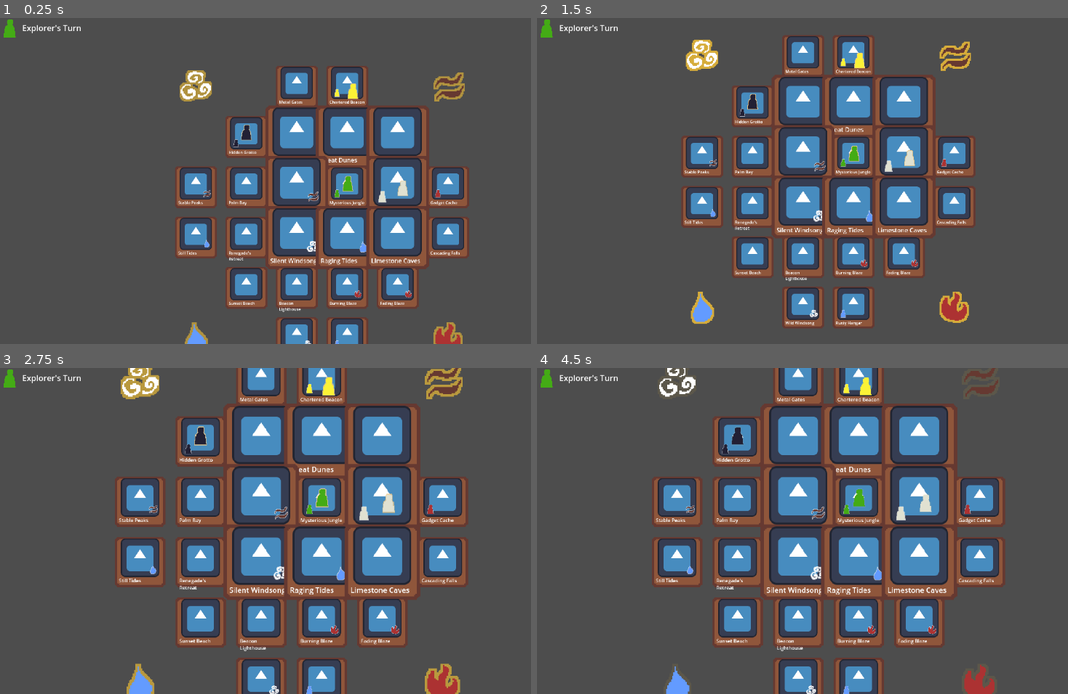
Above: before the commit, frames 1-4 (two rows, left to right).
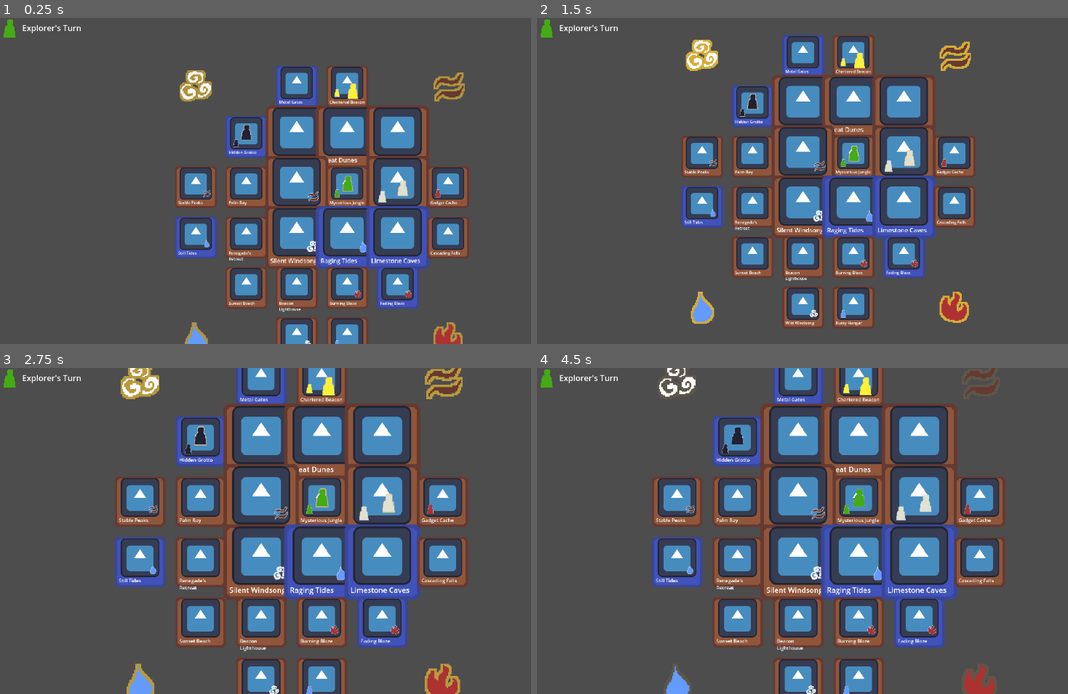
Above: after the commit, the same moments.

Repository: piauski/secretive-shores
Game: Godot game, scene res://scenes/game.tscn
The game is run twice, just before and just after one commit, with the same random seed, the same clock (stepped at 60 frames per second) and the same inputs. Before the commit the project starts from res://game.tscn. The engine's default icon, where the game draws it, is replaced by a stand-in: a white triangle on a blue panel in a dark square.
Inputs (mouse positions are in pixels of both pictures, inside the frame that each line leads up to):
- Up to frame 1 (0.25 s): no input
- Up to frame 2 (1.5 s): move the mouse to (956, 164) at 0.52 s; right-click (956, 164) at 0.6 s; move the mouse to (712, 197) at 1.27 s; tap Mouse wheel down (mouse_scroll_down) at 1.35 s
- Up to frame 3 (2.75 s): tap Enter at 2 s; move the mouse to (350, 459) at 2.02 s; tap Mouse wheel up (mouse_scroll_up) at 2.1 s
- Up to frame 4 (4.5 s): tap Space at 2.75 s; move the mouse to (797, 596) at 2.77 s; right-click (797, 596) at 2.85 s; move the mouse to (1004, 579) at 3.52 s; tap Mouse wheel down (mouse_scroll_down) at 3.6 s; tap Enter at 4.25 s; move the mouse to (653, 482) at 4.27 s; tap Mouse wheel up (mouse_scroll_up) at 4.35 s

The runs differ from the first frame. In frame 1, 3.1% of the frame differs, in the area x 32-81%, y 14-90%; in frame 2, 3.1%; in frame 3, 4.3%, in the area x 21-80%, y 0-86%; in frame 4, 4.3%.

Commit message:
Clean up project, add board.flood

Diff:
--- a/board.tscn
+++ /dev/null
@@ -1,6 +0,0 @@
-[gd_scene load_steps=2 format=3 uid="uid://ptta26wikgim"]
-
-[ext_resource type="Script" path="res://src/board.gd" id="1_lgerp"]
-
-[node name="Board" type="Node2D"]
-script = ExtResource("1_lgerp")
--- a/classes.tscn
+++ /dev/null
@@ -1,6 +0,0 @@
-[gd_scene load_steps=2 format=3 uid="uid://ce3gren7wa78x"]
-
-[ext_resource type="Script" path="res://src/classes.gd" id="1_h8y0n"]
-
-[node name="Classes" type="Node2D"]
-script = ExtResource("1_h8y0n")
--- a/game.tscn
+++ /dev/null
@@ -1,73 +0,0 @@
-[gd_scene load_steps=10 format=3 uid="uid://dqxacn83odu47"]
-
-[ext_resource type="Script" path="res://src/camera_2d.gd" id="2_6e7hi"]
-[ext_resource type="PackedScene" uid="uid://ptta26wikgim" path="res://board.tscn" id="3_f6hwy"]
-[ext_resource type="PackedScene" uid="uid://ctf80e7y0m1x2" path="res://players.tscn" id="4_vmute"]
-[ext_resource type="Script" path="res://src/states/state_machine.gd" id="5_ospuk"]
-[ext_resource type="Script" path="res://src/states/game/setup.gd" id="6_y4vx5"]
-[ext_resource type="Script" path="res://src/states/game/turn.gd" id="7_6v41q"]
-[ext_resource type="Script" path="res://src/states/game/turn_wait.gd" id="7_is55e"]
-[ext_resource type="Texture2D" uid="uid://cgcvb1csnh6ih" path="res://assets/player/navigator.png" id="8_18cu6"]
-[ext_resource type="Script" path="res://src/hud.gd" id="8_q3yuw"]
-
-[node name="Game" type="Node2D"]
-
-[node name="Camera2D" type="Camera2D" parent="."]
-position_smoothing_enabled = true
-script = ExtResource("2_6e7hi")
-
-[node name="Board" parent="." instance=ExtResource("3_f6hwy")]
-
-[node name="Players" parent="." instance=ExtResource("4_vmute")]
-
-[node name="State Machine" type="Node" parent="." node_paths=PackedStringArray("initial_state")]
-script = ExtResource("5_ospuk")
-initial_state = NodePath("setup")
-
-[node name="setup" type="Node" parent="State Machine" node_paths=PackedStringArray("board", "players")]
-script = ExtResource("6_y4vx5")
-board = NodePath("../../Board")
-players = NodePath("../../Players")
-
-[node name="turn" type="Node" parent="State Machine" node_paths=PackedStringArray("board", "players")]
-script = ExtResource("7_6v41q")
-board = NodePath("../../Board")
-players = NodePath("../../Players")
-
-[node name="turn_wait" type="Node" parent="State Machine" node_paths=PackedStringArray("board", "players")]
-script = ExtResource("7_is55e")
-board = NodePath("../../Board")
-players = NodePath("../../Players")
-
-[node name="CanvasLayer" type="CanvasLayer" parent="." node_paths=PackedStringArray("board", "players")]
-script = ExtResource("8_q3yuw")
-board = NodePath("../Board")
-players = NodePath("../Players")
-
-[node name="HUD" type="Control" parent="CanvasLayer"]
-layout_mode = 3
-anchors_preset = 15
-anchor_right = 1.0
-anchor_bottom = 1.0
-grow_horizontal = 2
-grow_vertical = 2
-
-[node name="TurnIndicator" type="HBoxContainer" parent="CanvasLayer/HUD"]
-layout_mode = 0
-offset_right = 279.0
-offset_bottom = 40.0
-
-[node name="PlayerImage" type="TextureRect" parent="CanvasLayer/HUD/TurnIndicator"]
-layout_mode = 2
-size_flags_horizontal = 8
-texture = ExtResource("8_18cu6")
-expand_mode = 2
-stretch_mode = 4
-
-[node name="PlayerLabel" type="RichTextLabel" parent="CanvasLayer/HUD/TurnIndicator"]
-layout_mode = 2
-size_flags_horizontal = 3
-size_flags_vertical = 4
-bbcode_enabled = true
-text = "Player's Turn"
-fit_content = true
--- a/island.tscn
+++ /dev/null
@@ -1,73 +0,0 @@
-[gd_scene load_steps=11 format=3 uid="uid://bbfepm75hksy1"]
-
-[ext_resource type="Texture2D" uid="uid://cmhdrssev5ao5" path="res://icon.svg" id="1_ca4f1"]
-[ext_resource type="Script" path="res://src/island_old.gd" id="1_kri13"]
-[ext_resource type="Texture2D" uid="uid://clx76ip6pwboi" path="res://assets/island/tile_bg.png" id="2_antd8"]
-[ext_resource type="Texture2D" uid="uid://b73qfrqs4mvci" path="res://assets/player/diver.png" id="2_y18hw"]
-[ext_resource type="Texture2D" uid="uid://c804a632eh6sb" path="res://assets/totem/water.png" id="3_mi7t6"]
-[ext_resource type="Shader" path="res://shaders/grayscale.gdshader" id="3_oca5m"]
-[ext_resource type="Shader" path="res://shaders/outline.gdshader" id="4_cxsfd"]
-
-[sub_resource type="ShaderMaterial" id="ShaderMaterial_halv5"]
-shader = ExtResource("3_oca5m")
-shader_parameter/desaturate_amount = 0.4
-
-[sub_resource type="ShaderMaterial" id="ShaderMaterial_vppcd"]
-shader = ExtResource("4_cxsfd")
-shader_parameter/width = 1
-shader_parameter/outline_color = Color(1, 1, 1, 1)
-shader_parameter/flickering_speed = 0.0
-shader_parameter/minimal_flickering_alpha = 0.0
-
-[sub_resource type="ShaderMaterial" id="ShaderMaterial_21pby"]
-shader = ExtResource("4_cxsfd")
-shader_parameter/width = 1
-shader_parameter/outline_color = Color(1, 1, 1, 1)
-shader_parameter/flickering_speed = null
-shader_parameter/minimal_flickering_alpha = null
-
-[node name="Island" type="Node2D" groups=["Island"]]
-script = ExtResource("1_kri13")
-island_type = null
-island_name = null
-flooded = null
-
-[node name="Background" type="Sprite2D" parent="."]
-modulate = Color(0.8557, 0.855426, 0.86151, 1)
-position = Vector2(0, -6.58035e-06)
-scale = Vector2(2.59375, 2.59375)
-texture = ExtResource("2_antd8")
-
-[node name="Art" type="Sprite2D" parent="."]
-material = SubResource("ShaderMaterial_halv5")
-position = Vector2(0, -13)
-texture = ExtResource("1_ca4f1")
-
-[node name="Name" type="Label" parent="."]
-offset_left = -68.0
-offset_top = 53.0
-offset_right = 71.0
-offset_bottom = 78.0
-text = "Island Name"
-horizontal_alignment = 1
-vertical_alignment = 1
-
-[node name="PlayerIcon" type="Sprite2D" parent="."]
-material = SubResource("ShaderMaterial_vppcd")
-position = Vector2(-40, 25)
-texture = ExtResource("2_y18hw")
-
-[node name="TotemIcon" type="Sprite2D" parent="."]
-material = SubResource("ShaderMaterial_21pby")
-position = Vector2(43, 25)
-texture = ExtResource("3_mi7t6")
-
-[node name="Button" type="Button" parent="."]
-modulate = Color(1, 1, 1, 0)
-offset_left = -83.0
-offset_top = -84.0
-offset_right = 83.0
-offset_bottom = 83.0
-
-[connection signal="mouse_entered" from="Button" to="." method="_on_button_mouse_entered"]
-[connection signal="mouse_exited" from="Button" to="." method="_on_button_mouse_exited"]
--- a/player.tscn
+++ /dev/null
@@ -1,20 +0,0 @@
-[gd_scene load_steps=5 format=3 uid="uid://big6e5accap0q"]
-
-[ext_resource type="Script" path="res://src/player.gd" id="1_37x36"]
-[ext_resource type="Texture2D" uid="uid://b73qfrqs4mvci" path="res://assets/player/diver.png" id="2_3ojfb"]
-[ext_resource type="Shader" path="res://shaders/outline.gdshader" id="2_27cw2"]
-
-[sub_resource type="ShaderMaterial" id="ShaderMaterial_p5c4b"]
-shader = ExtResource("2_27cw2")
-shader_parameter/width = 1
-shader_parameter/outline_color = Color(0.930913, 0.787376, 0.536072, 1)
-shader_parameter/flickering_speed = 1.0
-shader_parameter/minimal_flickering_alpha = null
-
-[node name="Player" type="Node2D" groups=["Player"]]
-script = ExtResource("1_37x36")
-
-[node name="Sprite" type="Sprite2D" parent="." groups=["Island", "Player"]]
-material = SubResource("ShaderMaterial_p5c4b")
-scale = Vector2(2, 2)
-texture = ExtResource("2_3ojfb")
--- a/project.godot
+++ b/project.godot
@@ -11,7 +11,7 @@
 [application]
 
 config/name="Secretive Shores"
-run/main_scene="res://game.tscn"
+run/main_scene="res://scenes/game.tscn"
 config/features=PackedStringArray("4.3", "Forward Plus")
 config/icon="res://icon.svg"
 
--- /dev/null
+++ b/scenes/classes.tscn
@@ -0,0 +1,6 @@
+[gd_scene load_steps=2 format=3 uid="uid://ce3gren7wa78x"]
+
+[ext_resource type="Script" path="res://src/classes.gd" id="1_uqv4n"]
+
+[node name="Classes" type="Node2D"]
+script = ExtResource("1_uqv4n")
--- /dev/null
+++ b/scenes/game.tscn
@@ -0,0 +1,73 @@
+[gd_scene load_steps=10 format=3 uid="uid://dqxacn83odu47"]
+
+[ext_resource type="Script" path="res://src/camera_2d.gd" id="2_6e7hi"]
+[ext_resource type="PackedScene" uid="uid://cmakmivbp7n1k" path="res://scenes/board.tscn" id="2_offwo"]
+[ext_resource type="PackedScene" uid="uid://ctf80e7y0m1x2" path="res://scenes/players.tscn" id="4_vmute"]
+[ext_resource type="Script" path="res://src/states/state_machine.gd" id="5_ospuk"]
+[ext_resource type="Script" path="res://src/states/game/setup.gd" id="6_y4vx5"]
+[ext_resource type="Script" path="res://src/states/game/turn.gd" id="7_6v41q"]
+[ext_resource type="Script" path="res://src/states/game/turn_wait.gd" id="7_is55e"]
+[ext_resource type="Texture2D" uid="uid://cgcvb1csnh6ih" path="res://assets/player/navigator.png" id="8_18cu6"]
+[ext_resource type="Script" path="res://src/hud.gd" id="8_q3yuw"]
+
+[node name="Game" type="Node2D"]
+
+[node name="Camera2D" type="Camera2D" parent="."]
+position_smoothing_enabled = true
+script = ExtResource("2_6e7hi")
+
+[node name="Board" parent="." instance=ExtResource("2_offwo")]
+
+[node name="Players" parent="." instance=ExtResource("4_vmute")]
+
+[node name="State Machine" type="Node" parent="." node_paths=PackedStringArray("initial_state")]
+script = ExtResource("5_ospuk")
+initial_state = NodePath("setup")
+
+[node name="setup" type="Node" parent="State Machine" node_paths=PackedStringArray("board", "players")]
+script = ExtResource("6_y4vx5")
+board = NodePath("../../Board")
+players = NodePath("../../Players")
+
+[node name="turn" type="Node" parent="State Machine" node_paths=PackedStringArray("board", "players")]
+script = ExtResource("7_6v41q")
+board = NodePath("../../Board")
+players = NodePath("../../Players")
+
+[node name="turn_wait" type="Node" parent="State Machine" node_paths=PackedStringArray("board", "players")]
+script = ExtResource("7_is55e")
+board = NodePath("../../Board")
+players = NodePath("../../Players")
+
+[node name="CanvasLayer" type="CanvasLayer" parent="." node_paths=PackedStringArray("board", "players")]
+script = ExtResource("8_q3yuw")
+board = NodePath("../Board")
+players = NodePath("../Players")
+
+[node name="HUD" type="Control" parent="CanvasLayer"]
+layout_mode = 3
+anchors_preset = 15
+anchor_right = 1.0
+anchor_bottom = 1.0
+grow_horizontal = 2
+grow_vertical = 2
+
+[node name="TurnIndicator" type="HBoxContainer" parent="CanvasLayer/HUD"]
+layout_mode = 0
+offset_right = 279.0
+offset_bottom = 40.0
+
+[node name="PlayerImage" type="TextureRect" parent="CanvasLayer/HUD/TurnIndicator"]
+layout_mode = 2
+size_flags_horizontal = 8
+texture = ExtResource("8_18cu6")
+expand_mode = 2
+stretch_mode = 4
+
+[node name="PlayerLabel" type="RichTextLabel" parent="CanvasLayer/HUD/TurnIndicator"]
+layout_mode = 2
+size_flags_horizontal = 3
+size_flags_vertical = 4
+bbcode_enabled = true
+text = "Player's Turn"
+fit_content = true
--- a/scenes/island.tscn
+++ b/scenes/island.tscn
@@ -1,11 +1,16 @@
-[gd_scene load_steps=10 format=3 uid="uid://b5qnn7aelbitc"]
+[gd_scene load_steps=12 format=3 uid="uid://b5qnn7aelbitc"]
 
 [ext_resource type="Script" path="res://src/island.gd" id="1_j6xqy"]
+[ext_resource type="Shader" path="res://shaders/grayscale.gdshader" id="3_6nonv"]
 [ext_resource type="Texture2D" uid="uid://clx76ip6pwboi" path="res://assets/island/tile_bg.png" id="3_sl4kl"]
 [ext_resource type="Texture2D" uid="uid://cmhdrssev5ao5" path="res://icon.svg" id="4_fa1s2"]
 [ext_resource type="Shader" path="res://shaders/outline.gdshader" id="5_mj7la"]
 [ext_resource type="Texture2D" uid="uid://b73qfrqs4mvci" path="res://assets/player/diver.png" id="6_ihvcw"]
 [ext_resource type="Texture2D" uid="uid://c804a632eh6sb" path="res://assets/totem/water.png" id="7_qq88u"]
+
+[sub_resource type="ShaderMaterial" id="ShaderMaterial_8qvbp"]
+shader = ExtResource("3_6nonv")
+shader_parameter/desaturate_amount = 0.0
 
 [sub_resource type="ShaderMaterial" id="ShaderMaterial_u6wq0"]
 shader = ExtResource("5_mj7la")
@@ -33,6 +38,7 @@
 texture = ExtResource("3_sl4kl")
 
 [node name="IslandImage" type="Sprite2D" parent="."]
+material = SubResource("ShaderMaterial_8qvbp")
 position = Vector2(0, -14)
 texture = ExtResource("4_fa1s2")
 
--- /dev/null
+++ b/scenes/player.tscn
@@ -0,0 +1,20 @@
+[gd_scene load_steps=5 format=3 uid="uid://big6e5accap0q"]
+
+[ext_resource type="Script" path="res://src/player.gd" id="1_cohho"]
+[ext_resource type="Shader" path="res://shaders/outline.gdshader" id="2_1fcl0"]
+[ext_resource type="Texture2D" uid="uid://b73qfrqs4mvci" path="res://assets/player/diver.png" id="3_18r0f"]
+
+[sub_resource type="ShaderMaterial" id="ShaderMaterial_p5c4b"]
+shader = ExtResource("2_1fcl0")
+shader_parameter/width = 1
+shader_parameter/outline_color = Color(0.930913, 0.787376, 0.536072, 1)
+shader_parameter/flickering_speed = 1.0
+shader_parameter/minimal_flickering_alpha = null
+
+[node name="Player" type="Node2D" groups=["Player"]]
+script = ExtResource("1_cohho")
+
+[node name="Sprite" type="Sprite2D" parent="." groups=["Island", "Player"]]
+material = SubResource("ShaderMaterial_p5c4b")
+scale = Vector2(2, 2)
+texture = ExtResource("3_18r0f")
--- a/scenes/totem.tscn
+++ b/scenes/totem.tscn
@@ -1,7 +1,7 @@
 [gd_scene load_steps=5 format=3 uid="uid://4e20eam41pd8"]
 
 [ext_resource type="Shader" path="res://shaders/outline.gdshader" id="1_1us6u"]
-[ext_resource type="Script" path="res://scenes/totem.gd" id="1_na00s"]
+[ext_resource type="Script" path="res://src/totem.gd" id="1_na00s"]
 [ext_resource type="Texture2D" uid="uid://dkmhxktva5il2" path="res://assets/totem/air.png" id="2_275j0"]
 
 [sub_resource type="ShaderMaterial" id="ShaderMaterial_rdyhj"]
--- a/src/board.gd
+++ b/src/board.gd
@@ -27,6 +27,8 @@
 	[1, -1], 	# Bottom left
 	[1, 1]		# Bottom right
 ]
+
+var flood_deck: Array[Island] = []
 
 func count_island_tiles() -> int:
 	var count = 0
@@ -129,3 +131,12 @@
 		tile.scale = Vector2(1.5,1.5)
 
 	return adjacent_tiles
+
+func flood(island: Island, state: bool):
+	if island.flooded and state:
+		print("Island removed")
+		island.queue_free()
+	else:
+		island.flooded = state
+		if state:
+			flood_deck.append(island)
--- a/src/board.old.gd
+++ /dev/null
@@ -1,121 +0,0 @@
-extends Node2D
-class_name BoardOld
-
-@export var island_tiles: Array
-@export var island_scene: PackedScene = preload("res://island.tscn")
-@export var totem_scene: PackedScene = preload("res://totem.tscn")
-
-const island_shape: Array = [
-	[0, 0, 1, 1, 0, 0],
-	[0, 1, 1, 1, 1, 0],
-	[1, 1, 1, 1, 1, 1],
-	[1, 1, 1, 1, 1, 1],
-	[0, 1, 1, 1, 1, 0],
-	[0, 0, 1, 1, 0, 0],
-]
-
-const spawn_types = {
-	Classes.Class.DIVER: Tiles.Tile.SPAWN_DIVER,
-	Classes.Class.ENGINEER: Tiles.Tile.SPAWN_ENGINEER,
-	Classes.Class.NAVIGATOR: Tiles.Tile.SPAWN_NAVIGATOR,
-	Classes.Class.PILOT: Tiles.Tile.SPAWN_PILOT,
-	Classes.Class.EXPLORER: Tiles.Tile.SPAWN_EXPLORER,
-	Classes.Class.MESSENGER: Tiles.Tile.SPAWN_MESSENGER,
-}
-
-func count_island_tiles() -> int:
-	var count = 0
-	for row in island_shape:
-		for cell in row:
-			if cell == 1:
-				count += 1
-	return count
-
-
-func generate_island() -> void:
-	# Generate random tiles, fill empties with GENERIC.  This ensures
-	# every tile in Tiles.tile_types is present at least once, with
-	# every other tile being GENERIC.
-	var random_tile_types = Tiles.tile_types.duplicate()
-	random_tile_types.resize(count_island_tiles())
-	for i in range(random_tile_types.size()):
-		if random_tile_types[i] == null:
-			random_tile_types[i] = Tiles.Tile.GENERIC
-	random_tile_types.shuffle()
-
-	# Turn island shape into array of tiles
-	island_tiles = []
-	for row in island_shape:
-		var new_row = []
-		for cell in row:
-			if cell == 1:
-				new_row.append(random_tile_types.pop_front())
-			else:
-				new_row.append(Tiles.Tile.NONE)
-		island_tiles.append(new_row)
-
-	# Generate random tile names for generic tiles
-	var tile_names: Dictionary
-	for tile_type in Tiles.tile_data.keys():
-		tile_names[tile_type] = Tiles.tile_data[tile_type].names.duplicate()
-		tile_names[tile_type].shuffle()
-
-	# Spawn Island Tiles
-	for row_index in range(island_tiles.size()):
-		for cell_index in range(island_tiles[row_index].size()):
-			var cell = island_tiles[row_index][cell_index]
-			if cell != 0:
-				var island_instance = island_scene.instantiate()
-				island_instance.position = Vector2(cell_index * 200, row_index * 200)
-				island_instance.island_type = cell
-				# FIXME: this assumes every cell apart from GENERIC has the same name.
-				var island_name = tile_names[cell].pop_front() if cell == Tiles.Tile.GENERIC else tile_names[cell][0]
-				island_instance.set_name(island_name)
-				island_instance.island_name = island_name
-				add_child(island_instance)
-				island_instance.flooded = false
-				print("spawned island ", island_instance.name)
-
-	var extents = get_extents(get_islands())
-
-	var totem_instance = totem_scene.instantiate()
-	totem_instance.position = extents.position + Vector2(100,100)
-	add_child(totem_instance)
-
-	totem_instance = totem_scene.instantiate()
-	totem_instance.position = extents.position + Vector2(extents.size.x,0) + Vector2(-100,100)
-	add_child(totem_instance)
-
-	totem_instance = totem_scene.instantiate()
-	totem_instance.position = extents.position + Vector2(0,extents.size.y) + Vector2(100,-100)
-	add_child(totem_instance)
-
-	totem_instance = totem_scene.instantiate()
-	totem_instance.position = extents.position + Vector2(extents.size.x, extents.size.y) + Vector2(-100,-100)
-	add_child(totem_instance)
-
-
-
-func get_islands() -> Array[Island]:
-	var islands: Array[Island]
-	for node in get_children():
-		if node is Island:
-			islands.append(node)
-	return islands
-
-func get_extents(islands: Array[Island]):
-	var min_x = INF
-	var min_y = INF
-	var max_x = -INF
-	var max_y = -INF
-	for island in islands:
-		var but = island.get_node("Button")
-		var global_rect = but.get_global_rect()
-		min_x = min(min_x, global_rect.position.x)
-		min_y = min(min_y, global_rect.position.y)
-		max_x = max(max_x, global_rect.position.x + global_rect.size.x)
-		max_y = max(max_y, global_rect.position.y + global_rect.size.y)
-	return Rect2(min_x, min_y, max_x - min_x, max_y - min_y)
-
-func get_spawn_tile_for_class(clazz: Classes.Class) -> Island:
-	return get_islands().filter(func(island:Island): return island.island_type == spawn_types[clazz])[0]
--- a/src/island.gd
+++ b/src/island.gd
@@ -3,26 +3,30 @@
 
 @onready var background_image = $BackgroundImage
 @onready var island_image = $IslandImage
+@onready var island_image_material = island_image.material.duplicate()
 @onready var player_icon = $PlayerIcon
 @onready var totem_icon = $TotemIcon
 @onready var name_label = $NameLabel
 @onready var area_2d = $Area2D
-
-var type: Tiles.Tile = Tiles.Tile.NONE
-var flooded: bool = false
-var always_spawn: bool = false
-var spawned_player: Classes.Class = Classes.Class.NONE
-var spawned_totem: Totems.Totem = Totems.Totem.NONE
-
-var row: int = 0
-var col: int = 0
 
 @export var resource: IslandResource:
 	set(value):
 		resource = value
 		load_resource(resource)
 
+var type: Tiles.Tile = Tiles.Tile.NONE
 
+var flooded: bool = false:
+	set(value):
+		flooded = value
+		update_flood_visuals()
+var always_spawn: bool = false
+
+var spawned_player: Classes.Class = Classes.Class.NONE
+var spawned_totem: Totems.Totem = Totems.Totem.NONE
+
+var row: int = 0
+var col: int = 0
 
 func load_resource(resource: IslandResource):
 	set_name(resource.name)
@@ -33,6 +37,9 @@
 	always_spawn = resource.always_spawn
 	spawned_player = resource.spawned_player
 	spawned_totem = resource.spawned_totem
+
+	# Flood visuals
+	update_flood_visuals()
 
 	# Player Icon
 	if resource.spawned_player != Classes.Class.NONE:
@@ -47,3 +54,11 @@
 		totem_icon.texture = load("res://resources/totem/%s.tres" % Totems.Totem.keys()[resource.spawned_totem].to_lower()).image
 	else:
 		totem_icon.visible = false
+
+func update_flood_visuals():
+	if flooded:
+		background_image.texture = preload("res://assets/island/tile_bg_flooded.png")
+		island_image_material.set_shader_parameter("desaturate_amount", 1)
+	else:
+		background_image.texture = preload("res://assets/island/tile_bg.png")
+		island_image_material.set_shader_parameter("desaturate_amount", 0)
--- a/src/island_old.gd
+++ /dev/null
@@ -1,74 +0,0 @@
-extends Node2D
-class_name IslandOld
-
-@export var island_type: Tiles.Tile
-@export var island_name: String
-
-@onready var Art:Sprite2D = $Art
-@onready var Name:Label = $Name
-@onready var PlayerIcon:Sprite2D = $PlayerIcon
-@onready var TotemIcon:Sprite2D = $TotemIcon
-@onready var Background:Sprite2D = $Background
-
-@onready var original_bg_scale = Background.scale
-
-@onready var art_material = Art.material.duplicate()
-
-@export var flooded: bool = false:
-	get:
-		return flooded
-	set(value):
-		if value and flooded:
-			remove_self()
-		flooded = value
-		_update_flood_visuals()
-
-func _update_flood_visuals():
-	if flooded:
-		Background.texture = load("res://assets/island/tile_bg_flooded.png")
-		art_material.set_shader_parameter("desaturate_amount", 1)
-	else:
-		Background.texture = load("res://assets/island/tile_bg.png")
-		art_material.set_shader_parameter("desaturate_amount", 0)
-
-# Called when the node enters the scene tree for the first time.
-func _ready() -> void:
-	Name.text = island_name
-	Art.material = art_material
-	var icon = Tiles.tile_data[island_type].icon
-	if icon.begins_with("res://assets/player/"):
-		PlayerIcon.visible = true
-		TotemIcon.visible = false
-		PlayerIcon.texture = load(icon)
-	elif icon.begins_with("res://assets/totems/"):
-		TotemIcon.visible = true
-		PlayerIcon.visible = false
-		TotemIcon.texture = load(icon)
-	else:
-		TotemIcon.visible = false
-		PlayerIcon.visible = false
-
-
-
-# Called every frame. 'delta' is the elapsed time since the previous frame.
-func _process(delta: float) -> void:
-	pass
-
-
-# Called when the island has flooded twice.
-# TODO: game over if any players are here.
-func remove_self():
-	print("DIE")
-	queue_free()
-
-
-func _on_button_pressed() -> void:
-	print("PRESSED ", name)
-
-
-func _on_button_mouse_entered() -> void:
-	Background.scale = original_bg_scale * 1.2
-
-
-func _on_button_mouse_exited() -> void:
-	Background.scale = original_bg_scale
--- a/src/players.gd
+++ b/src/players.gd
@@ -2,7 +2,7 @@
 class_name Players
 
 @export var PLAYER_COUNT = 4
-@export var player_scene: PackedScene = preload("res://player.tscn")
+@export var player_scene: PackedScene = preload("res://scenes/player.tscn")
 @export var player_resources_path: String = "res://resources/player/"
 
 var current_player: Player
--- a/src/states/game/setup.gd
+++ b/src/states/game/setup.gd
@@ -9,9 +9,9 @@
 	players.spawn_players(board)
 
 	# Flood 6 random tiles
-	var children = board.get_islands()
-	children.shuffle()
+	var islands = board.get_islands()
+	islands.shuffle()
 	for i in range(6):
-		children[i].flooded = true
+		board.flood(islands[i], true)
 
 	transition("turn")
Renamed: players.tscn -> scenes/players.tscn
Renamed: tiles.tscn -> scenes/tiles.tscn
Not shown, removed: src/.#board.gd
Renamed: scenes/totem.gd -> src/totem.gd
Not shown, removed: src/#board.gd#
